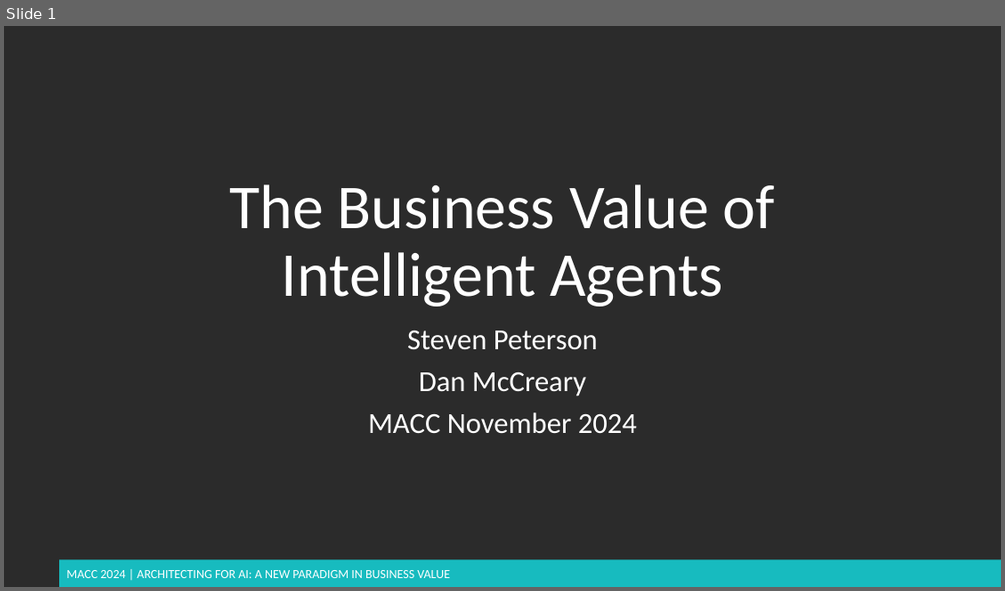
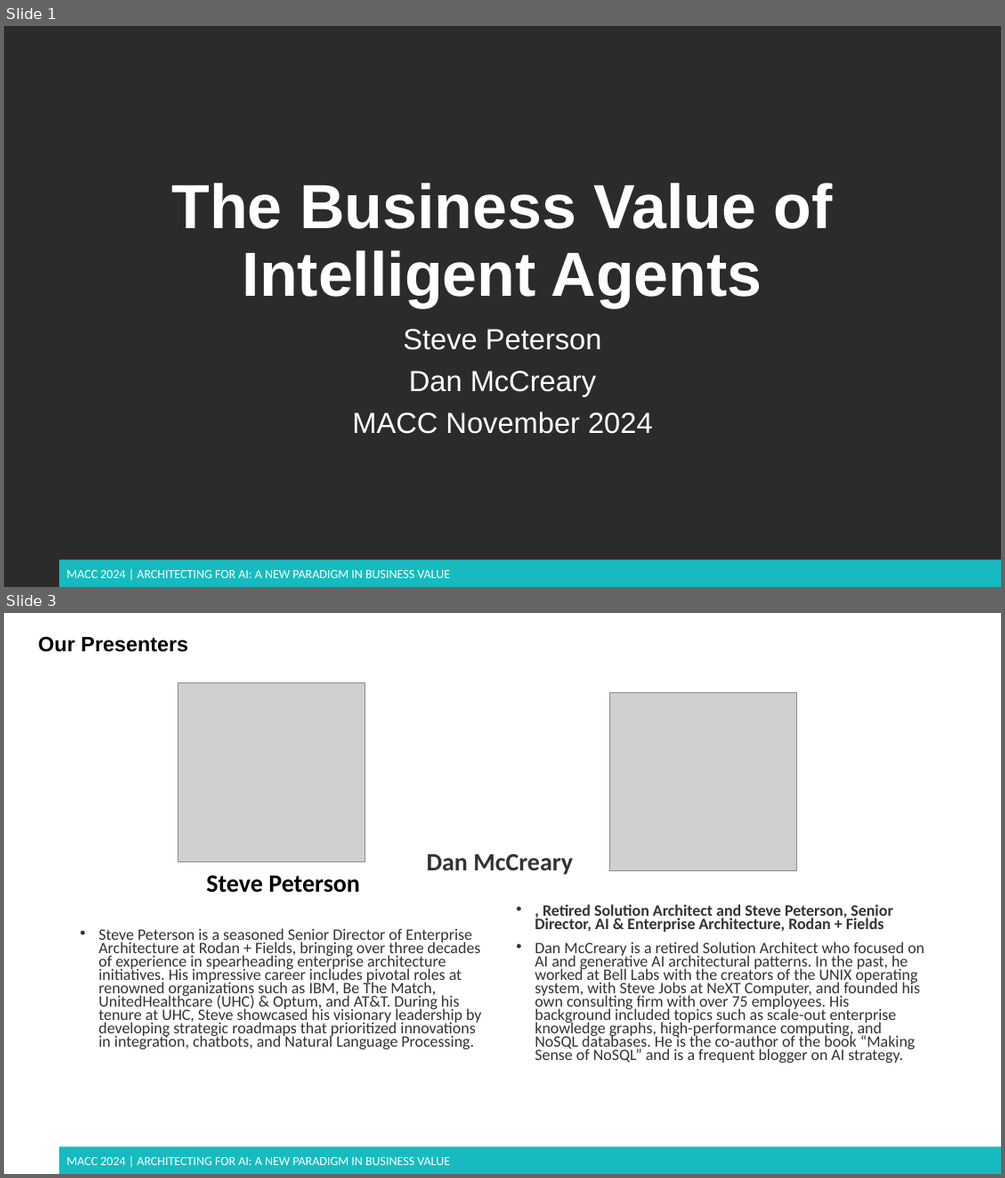
Before and after one commit to dmccreary/genai-arch-patterns, a slide deck: slides/MACC-2024-bv-of-agents.pptx. Shown one above the other, each under a label of ours: slide 1 before the commit, slides 1 and 3 after it; the slides between them are not shown. The pictures are 1005x591 and 1005x1178 pixels, drawn with LibreOffice and Linux fonts; fonts in the diff are those of the drawing; grey boxes stand for pictures; background and template pictures are left out; a plain dark background stands for a picture behind light text. Boxes give left, top, right and bottom in pixels: in the first picture for what was removed or moved away, otherwise in the second. Text is boxed around its words. In the diff, an @@ line names an element or a change of style, - is before the commit and + after.

```diff
--- a/slides/MACC-2024-bv-of-agents.pptx
+++ b/slides/MACC-2024-bv-of-agents.pptx
@@ slide 3 added at [4,613,1001,1174], background #FFFFFF; not listed: 2 template elements that a slide beside it also shows @@
@@ title added at [38,636,188,652], 20 pt, text #000000, bold @@
+Our Presenters
@@ picture added at [178,683,365,861] @@
@@ picture added at [610,693,797,871] @@
@@ text added at [206,875,360,892], 24 pt, text #000000, bold @@
+Steve Peterson
@@ text added at [427,853,573,875], 24 pt, text #333333, bold @@
+Dan McCreary
@@ text added at [534,904,924,1062], 15.4 pt, text #333333 @@
+• , Retired Solution Architect and Steve Peterson, Senior Director, AI & Enterprise Architecture, Rodan + Fields
+• Dan McCreary is a retired Solution Architect who focused on AI and generative AI architectural patterns. In the past, he worked at Bell Labs with the creators of the UNIX operating system, with Steve Jobs at NeXT Computer, and founded his own consulting firm with over 75 employees. His background included topics such as scale-out enterprise knowledge graphs, high-performance computing, and NoSQL databases. He is the co-author of the book “Making Sense of NoSQL” and is a frequent blogger on AI strategy.
@@ text added at [98,928,481,1049], 15.4 pt, text #333333 @@
+• Steve Peterson is a seasoned Senior Director of Enterprise Architecture at Rodan + Fields, bringing over three decades of experience in spearheading enterprise architecture initiatives. His impressive career includes pivotal roles at renowned organizations such as IBM, Be The Match, UnitedHealthcare (UHC) & Optum, and AT&T. During his tenure at UHC, Steve showcased his visionary leadership by developing strategic roadmaps that prioritized innovations in integration, chatbots, and Natural Language Processing.
@@ slide 1 changed as well @@
@@ title "The Business Value of Intelligent ..." at [172,183,833,307]: font Calibri to Arial, bold on @@
@@ subtitle at [403,329,602,350]: text changed; font Calibri to Arial @@
-Steven Peterson
+Steve Peterson
@@ subtitle at [352,370,653,434]: font Calibri to Arial in "Dan McCreary", "MACC November 2024" @@
```
Also in this commit, not shown: 1 other slide changed, 8 other slides added.
